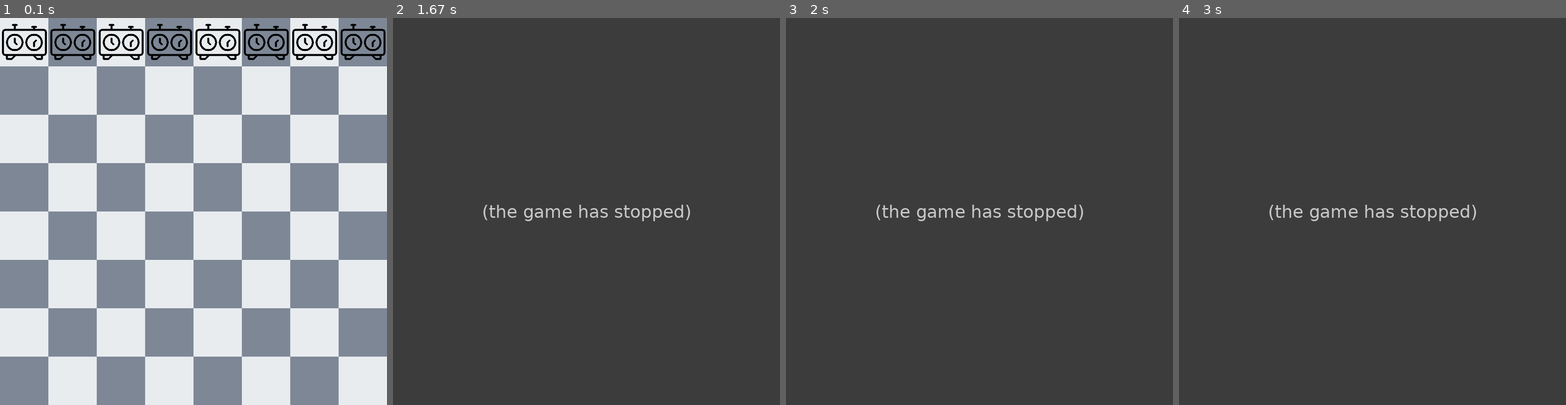
Above: before the commit, frames 1-4 (left to right).
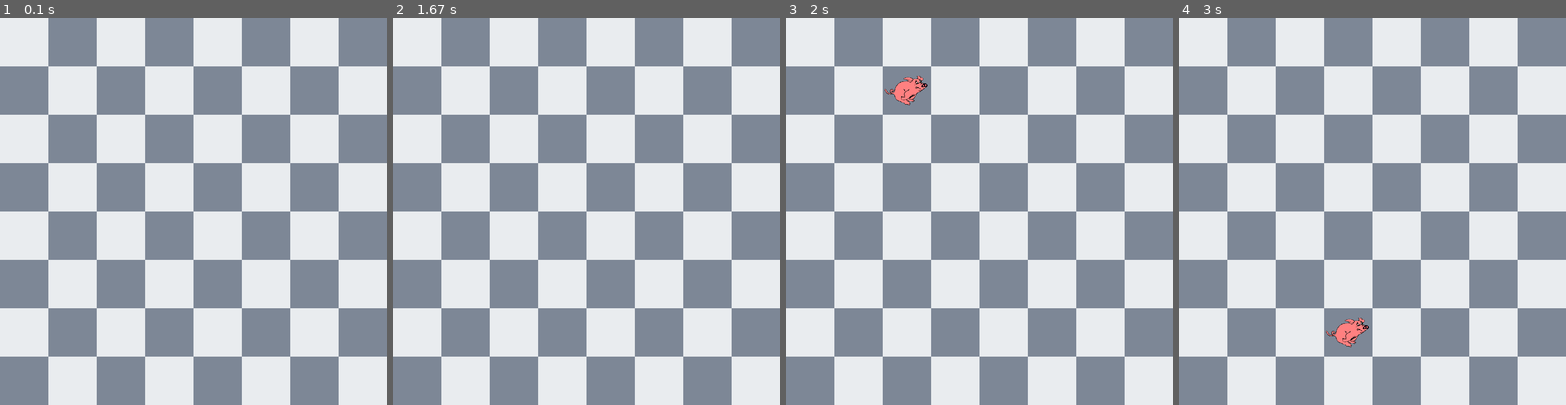
Above: after the commit, the same moments.

Repository: banatibalazs/chess_py
Game: pygame game, started from src/main_2.py
Two runs of this game, one before a commit and one after it. Both use one fixed random seed, a clock stepped at 60 frames per second and the inputs below.
Inputs (mouse positions are in pixels of both pictures, inside the frame that each line leads up to):
- Up to frame 1 (0.1 s): no input
- Up to frame 2 (1.67 s): press the mouse at (493, 215) at 0.37 s; move the mouse to (559, 257) at 0.47 s; release the mouse at (625, 296) at 0.6 s
- Up to frame 3 (2 s): right-click (917, 83) at 1.72 s
- Up to frame 4 (3 s): press the mouse at (1298, 91) at 2.03 s; move the mouse to (1329, 223) at 2.13 s; release the mouse at (1364, 350) at 2.27 s

The runs differ from the first frame. In frame 1, 3.4% of the frame differs, in the area x 0-100%, y 1-11%; in frame 2, 100%, in the area x 0-100%, y 0-100%; in frame 3, 100%; in frame 4, 100%.
Error before the commit: AttributeError: 'NoneType' object has no attribute 'copy' (main_2.py line 45); the game stopped at 0.37 s (later frames are placeholders)

Commit message:
pygame gui drag and drop image on click

Diff:
--- a/src/main_2.py
+++ b/src/main_2.py
@@ -1,3 +1,6 @@
+import time
+from typing import Tuple, List, Optional
+
 import pygame
 
 
@@ -8,21 +11,19 @@
         pygame.display.set_caption("Chess Game")
         self.square_size = screen_width // 8  # Assuming board is 8x8
         self.running = True
-        self.rects = [
-            [pygame.Rect(col * self.square_size, row * self.square_size, self.square_size, self.square_size) for col in
-             range(8)] for row in range(8)]
         self.board_surface = pygame.Surface((screen_width, screen_height))
         self.colors = [[(233, 236, 239) if (row + col) % 2 == 0 else (125, 135, 150) for col in range(8)] for row in range(8)]  # Light and dark square colors
-        self.original_colors = [[(233, 236, 239) if (row + col) % 2 == 0 else (125, 135, 150) for col in range(8)] for
-                                row in range(8)]  # Store the original colors
+        self.original_colors = [(233, 236, 239), (125, 135, 150)]
         self.dragging = False  # Indicates whether we're currently dragging an object
-        self.dragged_object = None  # The object that is being dragged
-        # ... existing code ...
-        self.images = [pygame.image.load('../resources/images/welcome_page/chess-clock.png') for _ in
-                       range(8)]  # Load the images
-        self.images = [pygame.transform.scale(image, (self.square_size, self.square_size)) for image in
-                       self.images]  # Scale the images to fit the square
+        self.dragged_object_pos = None  # The object that is being dragged
+        self.image_size = (self.square_size, self.square_size)  # Define the standard image size
         self.images_pos = [[col * self.square_size, 0] for col in range(8)]  # The positions of the images
+        self.board = [[None for _ in range(8)] for _ in range(8)]  # Initialize the board with None
+
+    def set_image(self, row: int, col: int, image_path: str = '../resources/images/pieces/wh_king.png'):
+        image = pygame.image.load(image_path)  # Load the image
+        image = pygame.transform.scale(image, (self.square_size, self.square_size))  # Scale the image to fit the square
+        self.board[row][col] = image  # Store the image at the specified row and column
 
     def draw_board(self):
         for row in range(8):
@@ -30,8 +31,10 @@
                 pygame.draw.rect(self.board_surface, self.colors[row][col],
                                  pygame.Rect(col * self.square_size, row * self.square_size, self.square_size,
                                              self.square_size))
-        for i, image_pos in enumerate(self.images_pos):
-            self.board_surface.blit(self.images[i], tuple(image_pos))
+                # If there's an image at this square, draw it
+                if self.board[row][col] is not None:
+                    self.board_surface.blit(self.board[row][col], (col * self.square_size, row * self.square_size))
+        pygame.display.flip()
 
     def game_loop(self):
         while self.running:
@@ -39,87 +42,155 @@
                 if event.type == pygame.QUIT:
                     self.running = False
                 elif event.type == pygame.MOUSEBUTTONDOWN:
-                    # Start dragging
-                    self.dragging = True
-                    self.dragged_object = self.get_object_at_pos(event.pos)
-                    self.original_pos = self.dragged_object.copy()  # Store the original position
-                    # Store the original square coordinates
-                    self.original_square = (
-                    self.dragged_object[0] // self.square_size, self.dragged_object[1] // self.square_size)
-                    # Change the color of the square that the image was on
-                    self.change_square_color(self.original_square[1], self.original_square[0],
-                                             (255, 0, 0))  # Change to red color
+                    if event.button == 1:  # Check if the left mouse button was pressed
+                        # Start dragging
+                        self.dragged_object_pos = self.get_object_at_pos(event.pos)
+                        self.dragged_object = self.board[event.pos[1] // self.square_size][event.pos[0] // self.square_size]
+                        if self.dragged_object_pos is not None:  # Check if an image was clicked
+                            self.dragging = True
+                            self.original_pos = self.dragged_object_pos.copy()  # Store the original position
+                            # Store the original square coordinates
+                            self.original_square = (
+                                self.dragged_object_pos[0] // self.square_size, self.dragged_object_pos[1] // self.square_size)
+                            # Change the color of the square that the image was on
+                            self.left_button_clicked(self.original_square, event.pos)
+                            # Remove the image from the original square
+                            self.board[self.original_square[1]][self.original_square[0]] = None
+
+                    elif event.button == 2:  # Check if the middle mouse button was pressed
+                        self.dragged_object_pos = self.get_object_at_pos(event.pos)
+                        if self.dragged_object_pos is not None:
+                            start_square = (self.dragged_object_pos[0] // self.square_size,
+                                            self.dragged_object_pos[1] // self.square_size)
+                            end_square = (4, 4)  # Replace with the actual end square
+                            self.make_move(start_square, end_square)
+
+                    elif event.button == 3:  # Check if the right mouse button was pressed
+                        square = (event.pos[0] // self.square_size, event.pos[1] // self.square_size)
+                        self.right_button_clicked(square, event.pos)
+
                 elif event.type == pygame.MOUSEMOTION:
                     # If we're dragging an object, update its position to follow the mouse
-                    if self.dragging and self.dragged_object is not None:
+                    if self.dragging and self.dragged_object_pos is not None:
                         new_x = event.pos[0] - self.square_size // 2
                         new_y = event.pos[1] - self.square_size // 2
                         # Check if the new position is within the board
                         if 0 <= new_x + self.square_size // 2 < 8 * self.square_size and 0 <= new_y + self.square_size // 2 < 8 * self.square_size:
-                            self.dragged_object[0] = new_x
-                            self.dragged_object[1] = new_y
+                            self.dragged_object_pos[0] = new_x
+                            self.dragged_object_pos[1] = new_y
+
                 elif event.type == pygame.MOUSEBUTTONUP:
-                    # Stop dragging
-                    self.dragging = False
-                    # Snap the image to the center of the square it is above
-                    square_x = (self.dragged_object[0] + self.images[0].get_width() // 2) // self.square_size
-                    square_y = (self.dragged_object[1] + self.images[0].get_height() // 2) // self.square_size
-                    # Check if the new position is within the board
-                    if 0 <= square_x < 8 and 0 <= square_y < 8:
-                        self.dragged_object[0] = square_x * self.square_size + self.square_size // 2 - self.images[
-                            0].get_width() // 2
-                        self.dragged_object[1] = square_y * self.square_size + self.square_size // 2 - self.images[
-                            0].get_height() // 2
-                    else:
-                        # If the new position is not within the board, reset the position of the image to its original position
-                        self.dragged_object = self.original_pos
-                    # Change the color of the original square back to its original color
-                    self.change_square_color(self.original_square[1], self.original_square[0],
-                                             self.original_colors[self.original_square[1]][self.original_square[0]])
-                    self.dragged_object = None
+                    if event.button == 1:  # Check if the left mouse button was released
+                        # Stop dragging
+                        self.dragging = False
+                        if self.dragged_object_pos is not None:  # Check if an image was being dragged
+                            # Snap the image to the center of the square it is above
+                            square_x = (self.dragged_object_pos[0] + self.square_size // 2) // self.square_size
+                            square_y = (self.dragged_object_pos[1] + self.square_size // 2) // self.square_size
+                            # Check if the new position is within the board
+                            if 0 <= square_x < 8 and 0 <= square_y < 8:
+                                self.dragged_object_pos[0] = square_x * self.square_size + self.square_size // 2 - \
+                                                             self.image_size[0] // 2
+                                self.dragged_object_pos[1] = square_y * self.square_size + self.square_size // 2 - \
+                                                             self.image_size[0] // 2
+                                # Set the image at the new square
+                                self.board[square_y][square_x] = self.dragged_object
+                            else:
+                                # If the new position is not within the board, reset the position of the image to its original position
+                                self.dragged_object_pos = self.original_pos
+                            # Change the color of the original square back to its original color
+                            self.change_square_color(self.original_square[1], self.original_square[0],
+                                                     self.original_colors[(self.original_square[1] +
+                                                         self.original_square[0]) % 2])
+                            self.dragged_object_pos = None
 
-            self.draw_board()
-            self.screen.blit(self.board_surface, (0, 0))
-            pygame.display.flip()
+                self.draw_board()
+                # Draw the board surface onto the screen
+                self.screen.blit(self.board_surface, (0, 0))
+                # If an image is being dragged, draw it at its current position
+                if self.dragging and self.dragged_object is not None:
+                    self.screen.blit(self.dragged_object, tuple(self.dragged_object_pos))
+                pygame.display.flip()
 
-    def get_object_at_pos(self, pos):
-        for image_pos in self.images_pos:
-            if pygame.Rect(*image_pos, self.square_size, self.square_size).collidepoint(pos):
-                print("Image selected for dragging")
-                return image_pos
+    def get_object_at_pos(self, pos) -> Optional[List[int]]:
+        for row in range(8):
+            for col in range(8):
+                if self.board[row][col] is not None:  # If there's an image at this square
+                    image_pos = [col * self.square_size, row * self.square_size]
+                    # Check if the mouse is over the image
+                    if pygame.Rect(*image_pos, self.square_size, self.square_size).collidepoint(pos):
+                        print("Image selected for dragging")
+                        return image_pos
         return None
 
     def right_button_clicked(self, square, pos):
         print(f"Square {square} clicked at position {pos}!")
-        # Define the color you want to change to when clicked
-        clicked_color = (255, 0, 0)  # Red color
+        # Define the image path
+        image_path = '../resources/images/pieces/pig.png'  # Replace with your actual image file path
+        # Set the image at the clicked square
+        self.set_image(square[1], square[0], image_path)
 
-        # Check the current color of the square and change it to the other color
-        if self.colors[square[0]][square[1]] == self.original_colors[square[0]][square[1]]:
-            self.change_square_color(square[0], square[1], clicked_color)
-        else:
-            self.change_square_color(square[0], square[1], self.original_colors[square[0]][square[1]])
 
     def left_button_clicked(self, square, pos):
         print(f"Square {square} clicked at position {pos}!")
-        clicked_color = (255, 0, 255)  # Red color
+        clicked_color = (255, 0, 255) if ((square[1] + square[0]) % 2) == 0 else (0, 255, 255)
 
         # Check the current color of the square and change it to the other color
-        if self.colors[square[0]][square[1]] == self.original_colors[square[0]][square[1]]:
-            self.change_square_color(square[0], square[1], clicked_color)
+        if self.colors[square[1]][square[0]] == self.original_colors[(square[0] + square[1]) % 2]:
+            self.change_square_color(square[1], square[0], clicked_color)
         else:
-            self.change_square_color(square[0], square[1], self.original_colors[square[0]][square[1]])
+            self.change_square_color(square[1], square[0], self.original_colors[square[0]][square[1]])
 
-
-    # ... existing methods ...
-
-    def change_square_color(self, row, col, new_color):
+    def change_square_color(self, row, col, new_color: Tuple[int, int, int]):
+        print(f"Changing color of square ({row}, {col}) to {new_color}")
         self.colors[row][col] = new_color
         self.draw_board()
         pygame.display.flip()
 
+    import time
+
+    def make_move(self, start_square, end_square):
+        # Get the image at the start square
+        dragged_object = self.board[start_square[1]][start_square[0]]
+        if dragged_object is None:
+            print(f"No image at square {start_square}")
+            return
+
+        # Calculate the distance to move in each step
+        dx = (end_square[0] - start_square[0]) * self.square_size / 50.0
+        dy = (end_square[1] - start_square[1]) * self.square_size / 50.0
+
+        # Remove the image from the start square
+        self.board[start_square[1]][start_square[0]] = None
+
+        # Move the image in small steps
+        for i in range(50):
+            # Update the position of the image
+            self.dragged_object_pos = [start_square[0] * self.square_size + i * dx,
+                                       start_square[1] * self.square_size + i * dy]
+            # Redraw the board and the image
+            self.screen.blit(dragged_object, tuple(map(int, self.dragged_object_pos)))
+            self.draw_board()
+            pygame.display.flip()
+            # # Wait a short time
+            time.sleep(0.001)
+
+            # Draw the board surface onto the screen
+            self.screen.blit(self.board_surface, (0, 0))
+            # If an image is being dragged, draw it at its current position
+            # if self.dragging and self.dragged_object is not None:
+            #     self.screen.blit(image, tuple(self.dragged_object_pos))
+            # pygame.display.flip()
+
+
+
+        # # Place the image on the end square
+        self.board[end_square[1]][end_square[0]] = dragged_object
+        #
+        # self.draw_board()
+
+
 if __name__ == "__main__":
     gui = ChessGUI()
     gui.draw_board()  # Draw the board once at the start
-    gui.game_loop()
-    # gui.change_square_color(0, 0, (255, 255, 0))
+    gui.game_loop()  # Start the game loop
Binary file added: resources/images/pieces/pig.png
